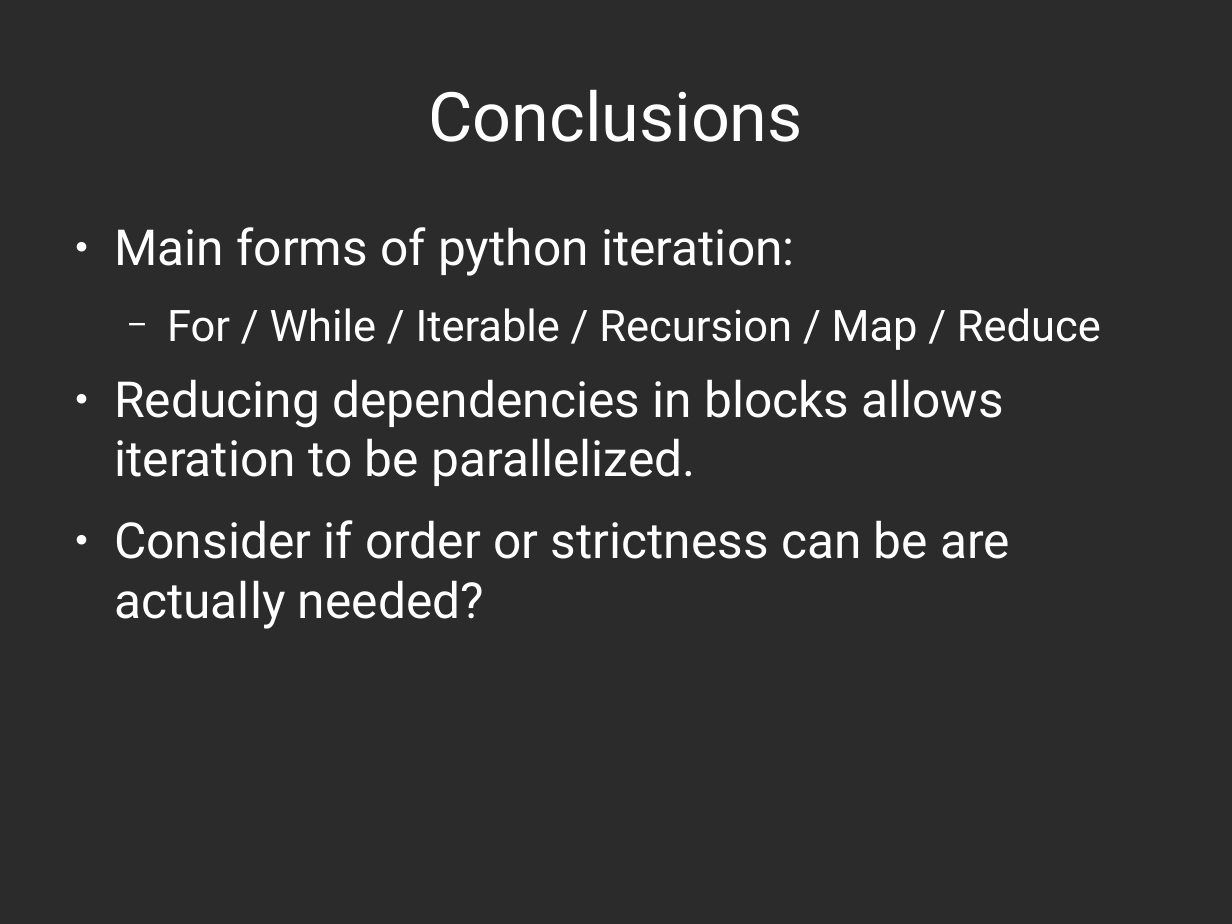
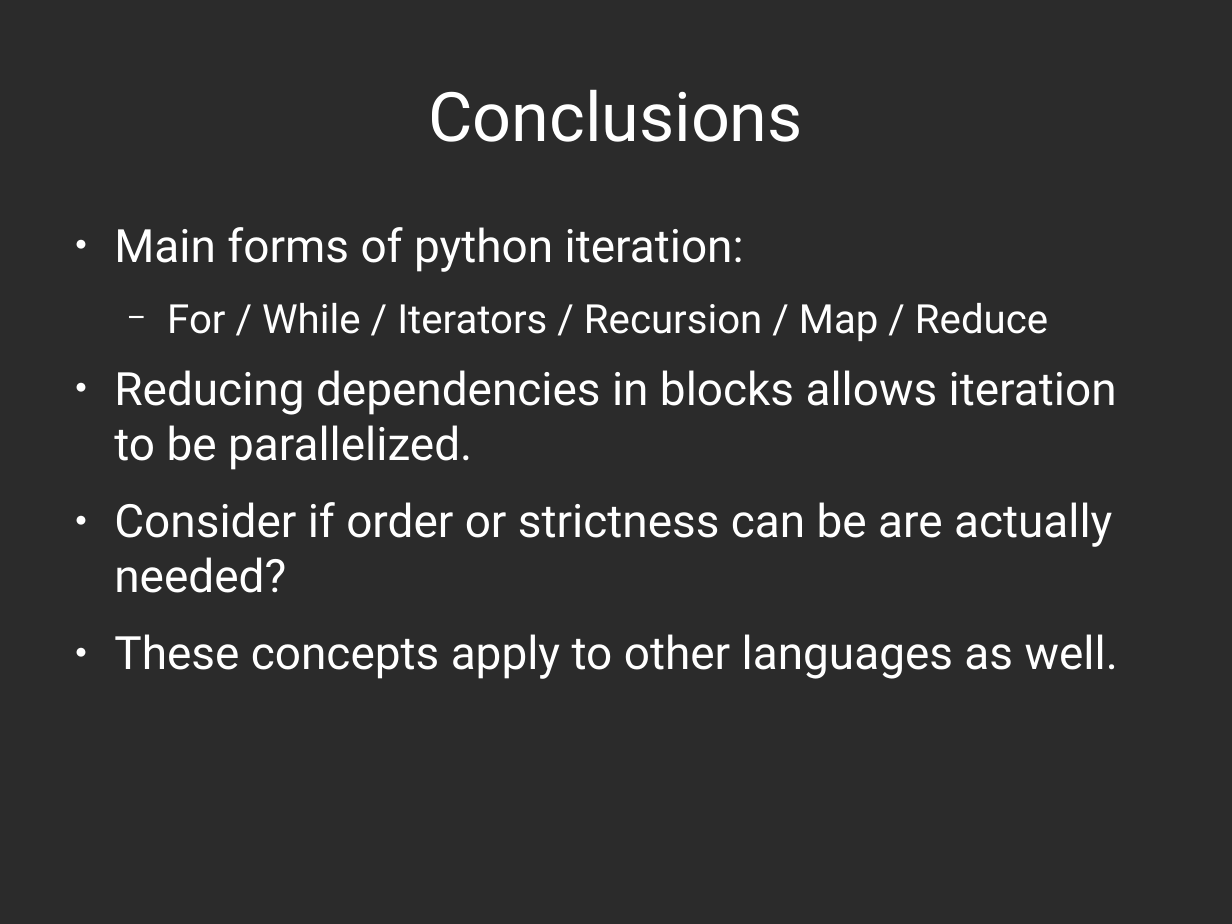
Before and after one commit to abramhindle/python-iteration-talk, a slide deck: slide 17 of iteration-talk.odp. Drawn at 1232x924 pixels with LibreOffice and Linux fonts; fonts in the diff are those of the drawing; background and template pictures are left out; a plain dark background stands for a picture behind light text. Boxes give left, top, right and bottom in pixels: in the first picture for what was removed or moved away, otherwise in the second. Text is boxed around its words. In the diff, an @@ line names an element or a change of style, - is before the commit and + after.

```diff
--- a/iteration-talk.odp
+++ b/iteration-talk.odp
@@ text at [114, 227, 1117, 593]: size 32 to 29.6 pt in "Main forms of python iteration:", "Reducing dependencies in blocks allows iteration to ...", "Consider if order or strictness can be ..." @@
@@ text at [167, 303, 1048, 341]: text changed; size 28 to 25.9 pt @@
-  − For / While / Iterable / Recursion / Map / Reduce
+  − For / While / Iterators / Recursion / Map / Reduce
@@ text at [114, 634, 1118, 679]: paragraph added @@
+● These concepts apply to other languages as well.
```
Also in this commit, not shown: 9 other slides changed, 2 slides added, 3 slides removed, 2 other files.
